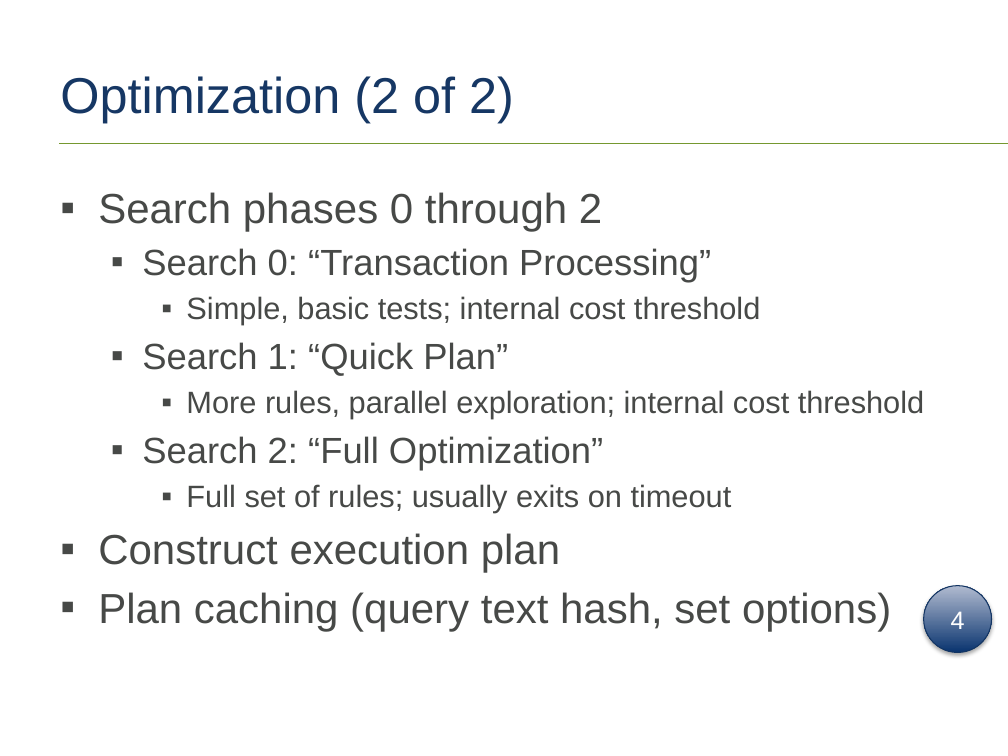
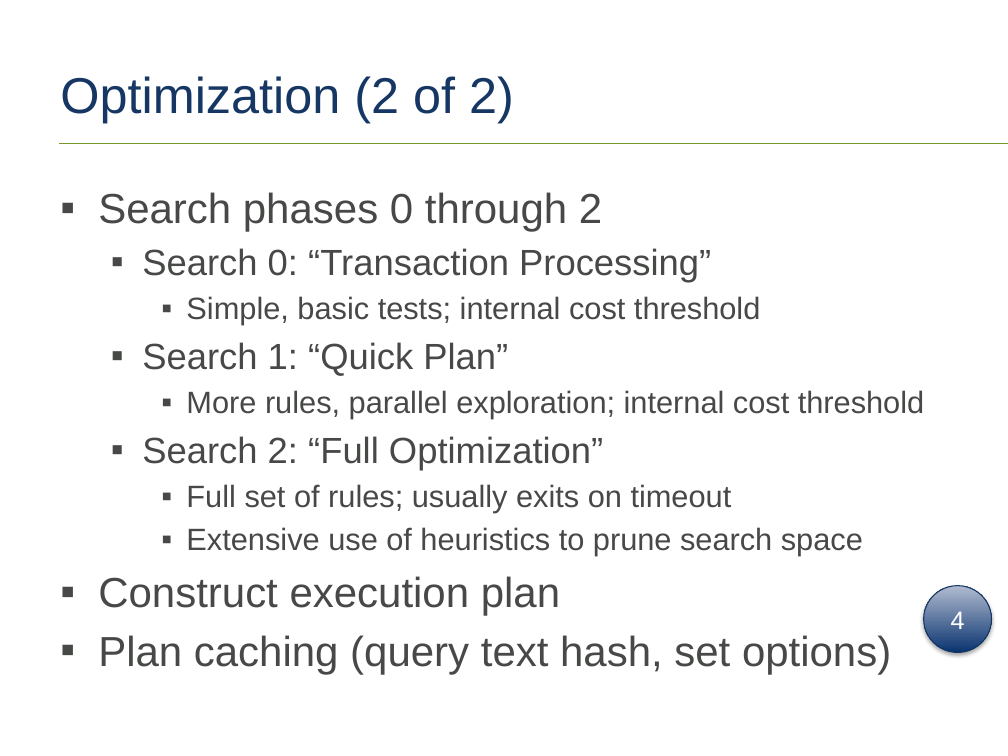
Before and after one commit to tf3604/OptimizerPresentation, a slide deck: slide 35 of Optimizer.pptx. Drawn at 1008x756 pixels with LibreOffice and Linux fonts; fonts in the diff are those of the drawing; background and template pictures are left out. Boxes give left, top, right and bottom in pixels: in the first picture for what was removed or moved away, otherwise in the second. Text is boxed around its words. In the diff, an @@ line names an element or a change of style, - is before the commit and + after.

Commit message:
Algebrizer checks user permissions; search 2 use of heuristics.

```diff
--- a/Optimizer.pptx
+++ b/Optimizer.pptx
@@ text at [186, 527, 863, 556]: paragraph added @@
+    ▪ Extensive use of heuristics to prune search space
```
Also in this commit, not shown: 1 other slide changed.
